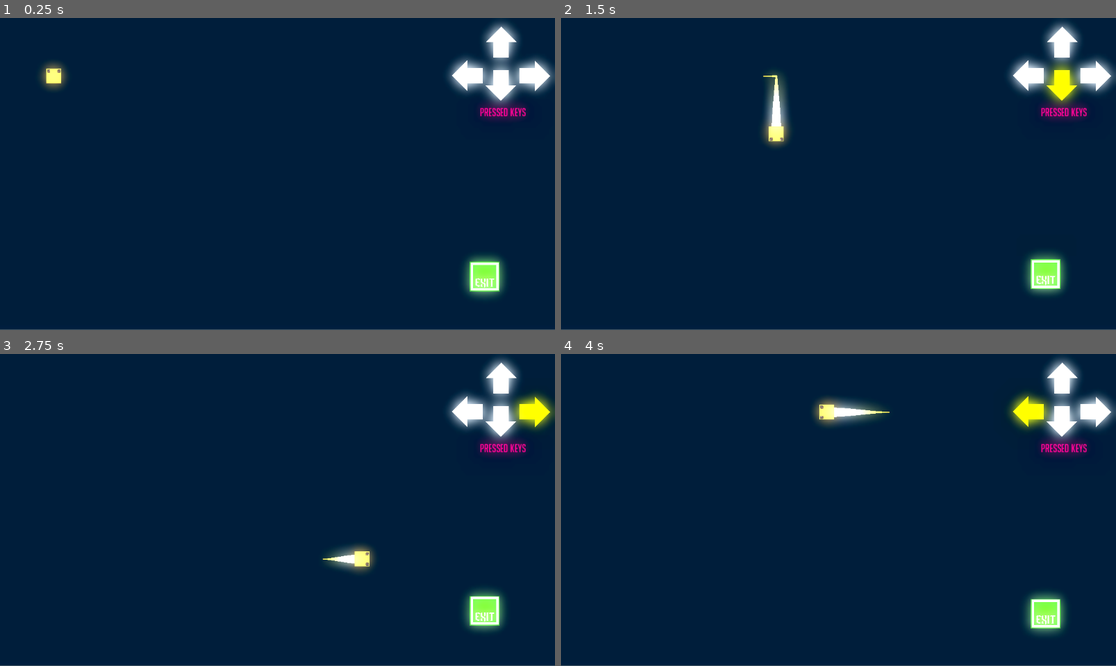
Above: before the commit, frames 1-4 (two rows, left to right).
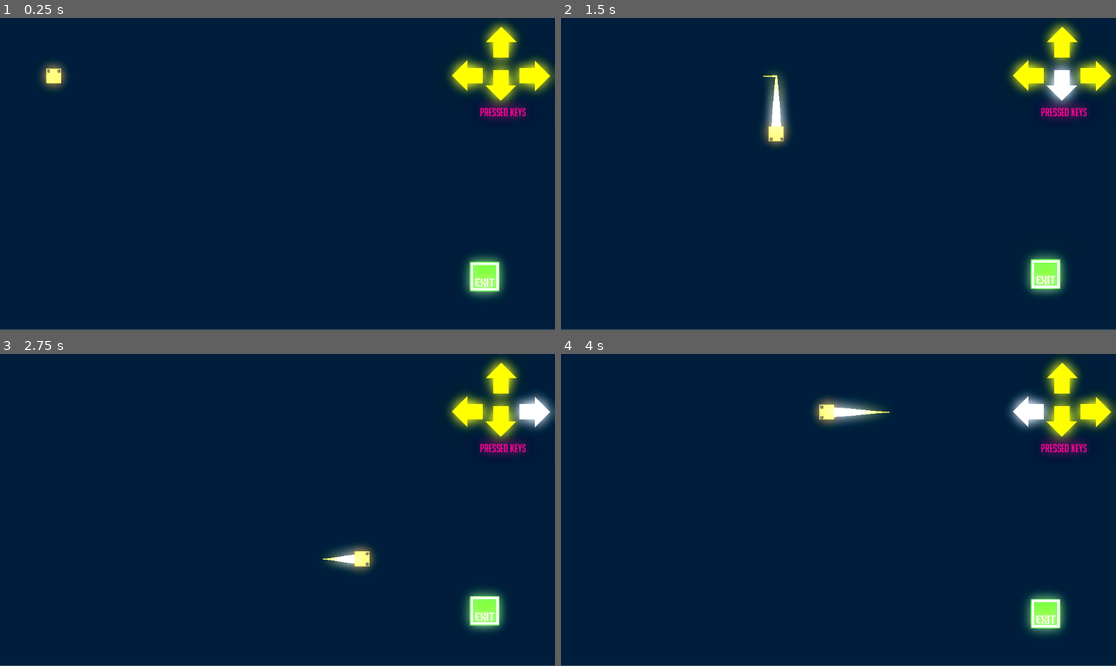
Above: after the commit, the same moments.

Repository: Clovers7/Bullet-Heaven
Game: Godot game, scene res://Scenes/tutscene1.tscn
Same seed, same stepped clock (60 frames per second), same inputs: the game is played once before the commit and once after it.
Inputs (mouse positions are in pixels of both pictures, inside the frame that each line leads up to):
- Up to frame 1 (0.25 s): no input
- Up to frame 2 (1.5 s): move the mouse to (960, 158) at 0.52 s; hold D (right) 0.53-1.28 s; hold O (dash) 0.53-1.28 s; click (960, 158) at 0.67 s; move the mouse to (727, 189) at 1.27 s; hold S (down) from 1.28 s (still down); tap O (dash) at 1.35 s; click (727, 189) at 1.42 s
- Up to frame 3 (2.75 s): move the mouse to (333, 441) at 2.02 s; release S (down) at 2.03 s; hold D (right) from 2.03 s (still down); hold O (dash) from 2.03 s (still down); click (333, 441) at 2.17 s
- Up to frame 4 (4 s): move the mouse to (810, 572) at 2.77 s; release D (right) at 2.78 s; release O (dash) at 2.78 s; hold W (up) 2.78-3.53 s; tap O (dash) at 2.85 s; click (810, 572) at 2.92 s; move the mouse to (1005, 556) at 3.52 s; hold A (left) from 3.53 s (still down); hold O (dash) from 3.53 s (still down); click (1005, 556) at 3.67 s

The runs differ from the first frame. In frame 1, 2.8% of the frame differs, in the area x 80-100%, y 1-29%; in frame 2, 2.7%; in frame 3, 2.8%; in frame 4, 2.8%.

Commit message:
Smalls Changes
Really small changes overall
tried adding scene 3 for interaction, but I would be stepping over my limit if I were to. So I will take time to study and review the code.

Diff:
--- /dev/null
+++ b/Bullet Heaven/Dialogue Box.gd
@@ -0,0 +1,16 @@
+extends ColorRect
+
+@export var dia_path = ""
+@export var textSpeed = 0.05
+
+@onready var dialogue
+
+func _ready():
+	$Timer.wait_time = textSpeed
+	dialogue = getDialogue()
+
+func getDialogue():
+	var i = FileDialog.new()
+	assert(i.file_exists(dia_path), "File path does not exist")
+
+	i.file
--- /dev/null
+++ b/Bullet Heaven/Scenes/interare.gd
@@ -0,0 +1,11 @@
+extends Area2D
+
+
+# Called when the node enters the scene tree for the first time.
+func _ready():
+	pass # Replace with function body.
+
+
+# Called every frame. 'delta' is the elapsed time since the previous frame.
+func _process(delta):
+	pass
--- a/Bullet Heaven/Scenes/keycaps.gd
+++ b/Bullet Heaven/Scenes/keycaps.gd
@@ -1,20 +1,24 @@
 extends Control
 
 # Called every frame. 'delta' is the elapsed time since the previous frame.
-func _process(delta):
-	if Input.is_action_pressed("up"):
-		$up.modulate = Color(1, 1, 0, 1)
-	else:
-		$up.modulate = Color(1, 1, 1, 1)
-	if Input.is_action_pressed("down"):
-		$down.modulate = Color(1, 1, 0, 1)
-	else:
-		$down.modulate = Color(1, 1, 1, 1)
-	if Input.is_action_pressed("left"):
-		$left.modulate = Color(1, 1, 0, 1)
-	else:
-		$left.modulate = Color(1, 1, 1, 1)
-	if Input.is_action_pressed("right"):
-		$right.modulate = Color(1, 1, 0, 1)
-	else:
-		$right.modulate = Color(1, 1, 1, 1)
+#func _process(delta):
+#	if Input.is_action_pressed("up"):
+#		$up.modulate = Color(1, 1, 0, 1)
+#	else:
+#		$up.modulate = Color(1, 1, 1, 1)
+#	if Input.is_action_pressed("down"):
+#		$down.modulate = Color(1, 1, 0, 1)
+#	else:
+#		$down.modulate = Color(1, 1, 1, 1)
+#	if Input.is_action_pressed("left"):
+#		$left.modulate = Color(1, 1, 0, 1)
+#	else:
+#		$left.modulate = Color(1, 1, 1, 1)
+#	if Input.is_action_pressed("right"):
+#		$right.modulate = Color(1, 1, 0, 1)
+#	else:
+#		$right.modulate = Color(1, 1, 1, 1)
+
+func _process(delta: float) -> void:
+	for i in ["up", "down", "left", "right"]:
+		get_node(i).modulate.b = Input.get_action_strength(i)
--- /dev/null
+++ b/Bullet Heaven/Scenes/paper.tscn
@@ -0,0 +1,20 @@
+[gd_scene load_steps=4 format=3 uid="uid://oqmjuhxggcy5"]
+
+[ext_resource type="Texture2D" uid="uid://c1qrs5rvnip6l" path="res://Images/sheet.png" id="1_ko2c3"]
+[ext_resource type="Script" path="res://Scenes/interare.gd" id="2_43xma"]
+
+[sub_resource type="CircleShape2D" id="CircleShape2D_bjrbq"]
+radius = 64.0312
+
+[node name="Paper" type="Node2D"]
+
+[node name="Sprite2D" type="Sprite2D" parent="."]
+scale = Vector2(0.5, 0.5)
+texture = ExtResource("1_ko2c3")
+
+[node name="interare" type="Area2D" parent="."]
+collision_layer = 16
+script = ExtResource("2_43xma")
+
+[node name="CollisionShape2D" type="CollisionShape2D" parent="interare"]
+shape = SubResource("CircleShape2D_bjrbq")
--- /dev/null
+++ b/Bullet Heaven/Scenes/prompt_inter.tscn
@@ -0,0 +1,45 @@
+[gd_scene load_steps=6 format=3 uid="uid://ckd6lg6jajuu0"]
+
+[ext_resource type="Script" path="res://Scripts/L_Control.gd" id="1_jwpeg"]
+[ext_resource type="FontFile" uid="uid://blh0fvoa2736x" path="res://Fonts/BigNoodleTooKorean.ttf" id="2_06jck"]
+[ext_resource type="Texture2D" uid="uid://q2qar62c1jk2" path="res://Images/icon_paper.png" id="3_nbae4"]
+
+[sub_resource type="LabelSettings" id="LabelSettings_2b3q0"]
+font = ExtResource("2_06jck")
+font_size = 160
+
+[sub_resource type="LabelSettings" id="LabelSettings_d3mgk"]
+font = ExtResource("2_06jck")
+font_size = 90
+
+[node name="Prompt_Inter" type="Node"]
+
+[node name="L_Control" type="Control" parent="."]
+layout_mode = 3
+anchors_preset = 0
+offset_right = 40.0
+offset_bottom = 40.0
+script = ExtResource("1_jwpeg")
+
+[node name="L1" type="Label" parent="L_Control"]
+layout_mode = 0
+offset_left = 1.0
+offset_top = -24.0
+offset_right = 415.0
+offset_bottom = 162.0
+text = "INTERACT"
+label_settings = SubResource("LabelSettings_2b3q0")
+
+[node name="L2" type="Label" parent="L_Control"]
+layout_mode = 0
+offset_left = 438.0
+offset_top = -10.0
+offset_right = 691.0
+offset_bottom = 169.0
+text = "With"
+label_settings = SubResource("LabelSettings_d3mgk")
+
+[node name="L3" type="Sprite2D" parent="L_Control"]
+position = Vector2(680.5, 92.5)
+scale = Vector2(0.691406, 0.691406)
+texture = ExtResource("3_nbae4")
--- a/Bullet Heaven/Scenes/tutscene3.tscn
+++ b/Bullet Heaven/Scenes/tutscene3.tscn
@@ -1,14 +1,16 @@
-[gd_scene load_steps=3 format=3 uid="uid://7qb8hi30plh3"]
+[gd_scene load_steps=5 format=3 uid="uid://cg15ils0ppusi"]
 
 [ext_resource type="PackedScene" uid="uid://dae8ib7qfsl5s" path="res://Scenes/player.tscn" id="1_ji02n"]
+[ext_resource type="PackedScene" uid="uid://oqmjuhxggcy5" path="res://Scenes/paper.tscn" id="2_bfdbm"]
+[ext_resource type="PackedScene" uid="uid://ckd6lg6jajuu0" path="res://Scenes/prompt_inter.tscn" id="3_38fiw"]
 
 [sub_resource type="Environment" id="Environment_0esu2"]
 background_mode = 3
 glow_enabled = true
 glow_normalized = true
-glow_intensity = 1.13
+glow_intensity = 1.05
 glow_strength = 0.77
-glow_bloom = 0.23
+glow_bloom = 0.36
 glow_blend_mode = 0
 
 [node name="test_scene_3" type="Node"]
@@ -27,3 +29,8 @@
 
 [node name="WorldEnvironment" type="WorldEnvironment" parent="player"]
 environment = SubResource("Environment_0esu2")
+
+[node name="Paper" parent="." instance=ExtResource("2_bfdbm")]
+position = Vector2(1033, 315)
+
+[node name="Prompt_Inter" parent="." instance=ExtResource("3_38fiw")]
--- /dev/null
+++ b/Bullet Heaven/Scripts/L_Control.gd
@@ -0,0 +1,22 @@
+extends Control
+
+@onready var L1 = $L1
+@onready var L2 = $L2
+@onready var L3 = $L3
+@onready var counter = 1
+
+## Called when the node enters the scene tree for the first time.
+#func _ready():
+#	L1.visible = false
+#	L2.visible = false
+#	L3.visible = false
+
+## Called every frame. 'delta' is the elapsed time since the previous frame.
+#func _process(delta):
+#	while counter < 4:
+#		if Input.is_action_just_released("any"):
+#			counter += 1
+
+#func _process(delta):
+#	if Input.is_mouse_button_pressed("any"):
+#
--- /dev/null
+++ b/Bullet Heaven/dialogue.tscn
@@ -0,0 +1,30 @@
+[gd_scene load_steps=2 format=3 uid="uid://bbd54nd14ltgw"]
+
+[ext_resource type="Script" path="res://Dialogue Box.gd" id="1_halmp"]
+
+[node name="Dialogue" type="Control"]
+layout_mode = 3
+anchors_preset = 15
+anchor_right = 1.0
+anchor_bottom = 1.0
+grow_horizontal = 2
+grow_vertical = 2
+
+[node name="Dialogue Box" type="ColorRect" parent="."]
+layout_mode = 0
+offset_right = 40.0
+offset_bottom = 40.0
+script = ExtResource("1_halmp")
+
+[node name="Text" type="RichTextLabel" parent="Dialogue Box"]
+layout_mode = 0
+offset_right = 40.0
+offset_bottom = 40.0
+
+[node name="Indication" type="Polygon2D" parent="."]
+
+[node name="AnimationPlayer" type="AnimationPlayer" parent="Indication"]
+
+[node name="Face" type="Sprite2D" parent="."]
+
+[node name="Timer" type="Timer" parent="."]
--- a/Bullet Heaven/project.godot
+++ b/Bullet Heaven/project.godot
@@ -46,3 +46,16 @@
 "events": [Object(InputEventKey,"resource_local_to_scene":false,"resource_name":"","device":-1,"window_id":0,"alt_pressed":false,"shift_pressed":false,"ctrl_pressed":false,"meta_pressed":false,"pressed":false,"keycode":0,"physical_keycode":79,"key_label":0,"unicode":79,"echo":false,"script":null)
 ]
 }
+any={
+"deadzone": 0.5,
+"events": [Object(InputEventKey,"resource_local_to_scene":false,"resource_name":"","device":-1,"window_id":0,"alt_pressed":false,"shift_pressed":false,"ctrl_pressed":false,"meta_pressed":false,"pressed":false,"keycode":0,"physical_keycode":87,"key_label":0,"unicode":119,"echo":false,"script":null)
+, Object(InputEventKey,"resource_local_to_scene":false,"resource_name":"","device":-1,"window_id":0,"alt_pressed":false,"shift_pressed":false,"ctrl_pressed":false,"meta_pressed":false,"pressed":false,"keycode":0,"physical_keycode":83,"key_label":0,"unicode":115,"echo":false,"script":null)
+, Object(InputEventKey,"resource_local_to_scene":false,"resource_name":"","device":-1,"window_id":0,"alt_pressed":false,"shift_pressed":false,"ctrl_pressed":false,"meta_pressed":false,"pressed":false,"keycode":0,"physical_keycode":65,"key_label":0,"unicode":97,"echo":false,"script":null)
+, Object(InputEventKey,"resource_local_to_scene":false,"resource_name":"","device":-1,"window_id":0,"alt_pressed":false,"shift_pressed":false,"ctrl_pressed":false,"meta_pressed":false,"pressed":false,"keycode":0,"physical_keycode":68,"key_label":0,"unicode":100,"echo":false,"script":null)
+, Object(InputEventKey,"resource_local_to_scene":false,"resource_name":"","device":-1,"window_id":0,"alt_pressed":false,"shift_pressed":false,"ctrl_pressed":false,"meta_pressed":false,"pressed":false,"keycode":0,"physical_keycode":79,"key_label":0,"unicode":111,"echo":false,"script":null)
+]
+}
+
+[layer_names]
+
+2d_physics/layer_5="Interact"
Binary file added: Bullet Heaven/Fonts/icon_papaer.png
Not shown, added: Bullet Heaven/Fonts/icon_papaer.png.import
Binary file added: Bullet Heaven/Images/Key_I.png
Not shown, added: Bullet Heaven/Images/Key_I.png.import
Binary file added: Bullet Heaven/Images/icon_paper.png
Not shown, added: Bullet Heaven/Images/icon_paper.png.import
Binary file added: Bullet Heaven/Images/sheet.png
Not shown, added: Bullet Heaven/Images/sheet.png.import
Not shown, changed: Bullet Heaven/export_presets.cfg
